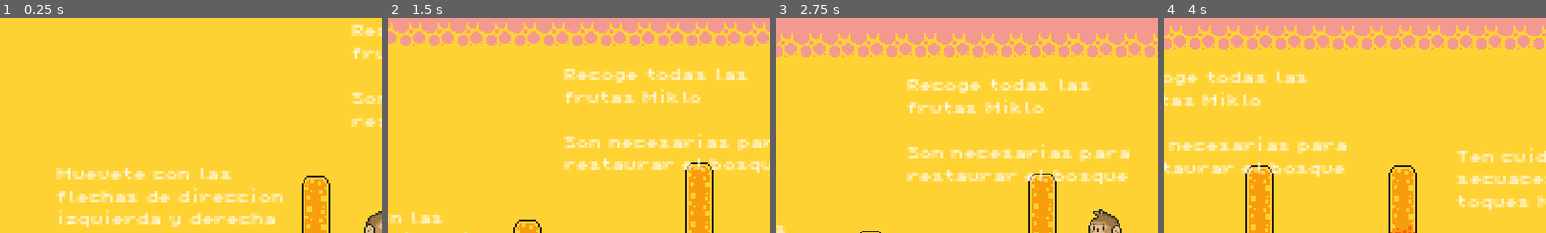
Above: before the commit, frames 1-4 (left to right).
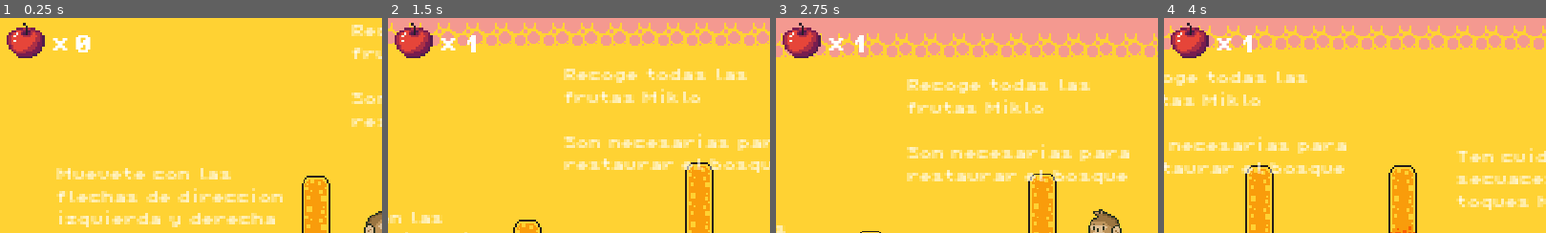
Above: after the commit, the same moments.

Repository: mariela1217/proyecto-videojuego
Game: Godot game, scene res://scenes/escena_01.tscn
The game is run twice, just before and just after one commit, with the same random seed, the same clock (stepped at 60 frames per second) and the same inputs.
Inputs:
- Up to frame 1 (0.25 s): no input
- Up to frame 2 (1.5 s): tap Space at 0.5, 1.25 s; hold Right (ui_right) from 0.53 s (still down); tap Enter (ui_accept) at 0.77 s
- Up to frame 3 (2.75 s): tap Enter (ui_accept) at 1.52 s; tap Space at 2 s; release Right (ui_right) at 2.03 s; hold Left (ui_left) from 2.03 s (still down)
- Up to frame 4 (4 s): tap Space at 2.75, 3.5 s; release Left (ui_left) at 2.78 s; hold Right (ui_right) from 2.78 s (still down); tap Enter (ui_accept) at 3.02, 3.77 s
The pictures show only the part of the screen within x 0-50%, y 0-50%; the shares and areas given below are measured in that part.

The runs differ from the first frame. In frame 1, 1.6% of the frame differs, in the area x 1-24%, y 2-19%; in frame 2, 1.4%; in frame 3, 1.4%; in frame 4, 1.4%.

Commit message:
Arregle errores y añadi el contador de manzanas

Diff:
--- /dev/null
+++ b/hud.tscn
@@ -0,0 +1,39 @@
+[gd_scene load_steps=5 format=3 uid="uid://crugayhkbi3sc"]
+
+[ext_resource type="Script" path="res://scripts/hud.gd" id="1_hg0nr"]
+[ext_resource type="Texture2D" uid="uid://dnp8jku1n858a" path="res://resources/Jungle Monkey Platformer/1-Sprites/Character Spritesheets/6-Fruits/Fruit+.png" id="1_qqmhj"]
+[ext_resource type="FontFile" uid="uid://c6y6eqa66k2or" path="res://resources/brackeys_platformer_assets/brackeys_platformer_assets/fonts/PixelOperator8-Bold.ttf" id="2_rvqwg"]
+
+[sub_resource type="AtlasTexture" id="AtlasTexture_36lh6"]
+atlas = ExtResource("1_qqmhj")
+region = Rect2(0, 0, 16, 16)
+
+[node name="HUD" type="CanvasLayer"]
+script = ExtResource("1_hg0nr")
+
+[node name="TextureRect" type="TextureRect" parent="."]
+offset_left = 11.0
+offset_top = 4.0
+offset_right = 75.0
+offset_bottom = 68.0
+texture = SubResource("AtlasTexture_36lh6")
+
+[node name="Label" type="Label" parent="."]
+offset_left = 85.0
+offset_top = 26.0
+offset_right = 197.0
+offset_bottom = 58.0
+theme_override_colors/font_color = Color(1, 1, 1, 1)
+theme_override_fonts/font = ExtResource("2_rvqwg")
+theme_override_font_sizes/font_size = 32
+text = "x"
+
+[node name="contadorMonedas" type="Label" parent="."]
+offset_left = 124.0
+offset_top = 29.0
+offset_right = 236.0
+offset_bottom = 61.0
+theme_override_colors/font_color = Color(1, 1, 1, 1)
+theme_override_fonts/font = ExtResource("2_rvqwg")
+theme_override_font_sizes/font_size = 32
+text = "0"
--- a/scenes/escena_01.tscn
+++ b/scenes/escena_01.tscn
@@ -1,15 +1,16 @@
-[gd_scene load_steps=19 format=4 uid="uid://bbcyottb5hnt0"]
+[gd_scene load_steps=20 format=4 uid="uid://bbcyottb5hnt0"]
 
 [ext_resource type="Script" path="res://scripts/game_manager.gd" id="1_gtexo"]
 [ext_resource type="PackedScene" uid="uid://crsralbighf5e" path="res://scenes/player.tscn" id="1_ogd80"]
-[ext_resource type="Texture2D" uid="uid://cqit8t1d7blal" path="res://resources/kenney_pixel-platformer-farm-expansion/Tilemap/tilemap.png" id="2_smpog"]
-[ext_resource type="Texture2D" uid="uid://dpswrnchbonfc" path="res://resources/brackeys_platformer_assets/brackeys_platformer_assets/sprites/platforms.png" id="3_wiu8i"]
+[ext_resource type="Texture2D" uid="uid://w7al0wxwvmr2" path="res://resources/kenney_pixel-platformer-farm-expansion/Tilemap/tilemap.png" id="2_smpog"]
+[ext_resource type="Texture2D" uid="uid://corifluqoy0xm" path="res://resources/brackeys_platformer_assets/brackeys_platformer_assets/sprites/platforms.png" id="3_wiu8i"]
 [ext_resource type="PackedScene" uid="uid://co6648rf6oa84" path="res://scenes/enemigo.tscn" id="4_32x25"]
-[ext_resource type="Texture2D" uid="uid://bdht4c8b1s0v1" path="res://resources/brackeys_platformer_assets/brackeys_platformer_assets/sprites/world_tileset.png" id="4_xvnon"]
+[ext_resource type="Texture2D" uid="uid://bvogfyno1u73r" path="res://resources/brackeys_platformer_assets/brackeys_platformer_assets/sprites/world_tileset.png" id="4_xvnon"]
 [ext_resource type="PackedScene" uid="uid://c404dmxb422d5" path="res://scenes/plataforma_nv_1.tscn" id="5_dgv6l"]
 [ext_resource type="PackedScene" uid="uid://dbeojvfbhvun1" path="res://scenes/manzana.tscn" id="6_r61a7"]
 [ext_resource type="PackedScene" uid="uid://dqeh1qipq8587" path="res://scenes/zona_de_muerte.tscn" id="7_od6io"]
-[ext_resource type="FontFile" uid="uid://04qypyp5ai5i" path="res://resources/brackeys_platformer_assets/brackeys_platformer_assets/fonts/PixelOperator8.ttf" id="9_03ud0"]
+[ext_resource type="FontFile" uid="uid://d06jmgoblny74" path="res://resources/brackeys_platformer_assets/brackeys_platformer_assets/fonts/PixelOperator8.ttf" id="9_03ud0"]
+[ext_resource type="PackedScene" uid="uid://crugayhkbi3sc" path="res://hud.tscn" id="9_sj5uf"]
 
 [sub_resource type="TileSetAtlasSource" id="TileSetAtlasSource_8p2wb"]
 texture = ExtResource("2_smpog")
@@ -560,7 +561,9 @@
 
 [node name="AnimationPlayer" type="AnimationPlayer" parent="Plataformas/plataformaNv3"]
 
-[node name="Controles" type="Label" parent="."]
+[node name="Etiquetas" type="Node2D" parent="."]
+
+[node name="Controles" type="Label" parent="Etiquetas"]
 offset_left = -313.0
 offset_top = -54.0
 offset_right = -179.0
@@ -572,19 +575,7 @@
 Pulsa Espacio para saltar"
 autowrap_mode = 2
 
-[node name="Frutas" type="Label" parent="."]
-offset_left = -148.0
-offset_top = -134.0
-offset_right = -19.0
-offset_bottom = -82.0
-theme_override_fonts/font = ExtResource("9_03ud0")
-theme_override_font_sizes/font_size = 8
-text = "Recoge todas las frutas Miklo
-
-Son necesarias para restaurar el bosque"
-autowrap_mode = 2
-
-[node name="Enemigos" type="Label" parent="."]
+[node name="Enemigos" type="Label" parent="Etiquetas"]
 offset_left = 38.0
 offset_top = -90.0
 offset_right = 203.0
@@ -594,7 +585,19 @@
 text = "Ten cuidado con los secuaces de Azkar, no los toques Miklo"
 autowrap_mode = 2
 
-[node name="Plataformas2" type="Label" parent="."]
+[node name="Frutas" type="Label" parent="Etiquetas"]
+offset_left = -148.0
+offset_top = -134.0
+offset_right = -19.0
+offset_bottom = -82.0
+theme_override_fonts/font = ExtResource("9_03ud0")
+theme_override_font_sizes/font_size = 8
+text = "Recoge todas las frutas Miklo
+
+Son necesarias para restaurar el bosque"
+autowrap_mode = 2
+
+[node name="Plataformas2" type="Label" parent="Etiquetas"]
 offset_left = 282.0
 offset_top = -98.0
 offset_right = 418.0
@@ -604,7 +607,7 @@
 text = "Utiliza la plataforma para evitar caer al vacio"
 autowrap_mode = 2
 
-[node name="Meta" type="Label" parent="."]
+[node name="Meta" type="Label" parent="Etiquetas"]
 offset_left = 1696.0
 offset_top = -76.0
 offset_right = 1840.0
@@ -614,7 +617,7 @@
 text = "Ahi esta la meta Miklo, cruza el cartel para terminar el nivel"
 autowrap_mode = 2
 
-[node name="Felicitaciones" type="Label" parent="."]
+[node name="Felicitaciones" type="Label" parent="Etiquetas"]
 offset_left = 1962.0
 offset_top = -77.0
 offset_right = 2106.0
@@ -623,3 +626,5 @@
 theme_override_font_sizes/font_size = 8
 text = "Felicidades Miklo, lo has conseguido!"
 autowrap_mode = 2
+
+[node name="HUD" parent="." instance=ExtResource("9_sj5uf")]
--- a/scripts/game_manager.gd
+++ b/scripts/game_manager.gd
@@ -4,6 +4,9 @@
 
 @onready var etiqueta_puntuacion: Label = $EtiquetaPuntuacion
 
+signal puntuacion_actualizada(puntuacion_actual:int)
+
 func incrementa_un_punto():
 	puntuacion += 1
+	puntuacion_actualizada.emit(puntuacion)
 	etiqueta_puntuacion.text = "Recogiste "+str(puntuacion)+" Manzanas"
--- /dev/null
+++ b/scripts/hud.gd
@@ -0,0 +1,12 @@
+extends CanvasLayer
+
+@onready var contador_monedas: Label = $contadorMonedas
+
+
+# Called when the node enters the scene tree for the first time.
+func _ready() -> void:
+	var game_manager = get_node("%GameManager")
+	game_manager.puntuacion_actualizada.connect(_on_puntuacion_actualizada)
+
+func _on_puntuacion_actualizada(puntuacion_actual:int) -> void:
+	contador_monedas.text = str(puntuacion_actual)
--- a/scripts/manzana.gd
+++ b/scripts/manzana.gd
@@ -2,6 +2,7 @@
 
 @onready var game_manager: Node = %GameManager
 
+
 func _on_body_entered(body: Node2D) -> void:
 	game_manager.incrementa_un_punto()
 	queue_free()
Not shown: 1 places in scenes/manzana.tscn that only renumber resources
